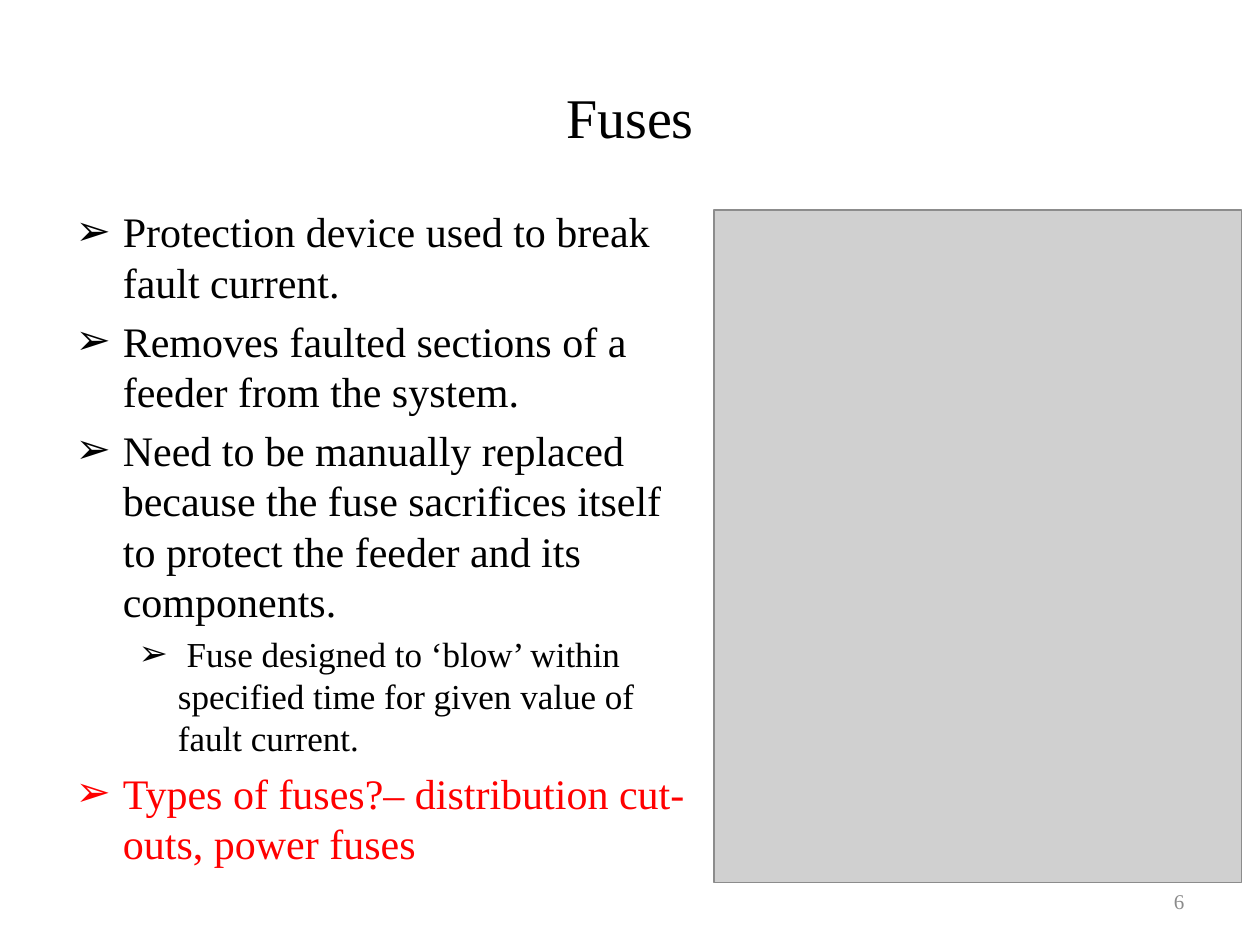
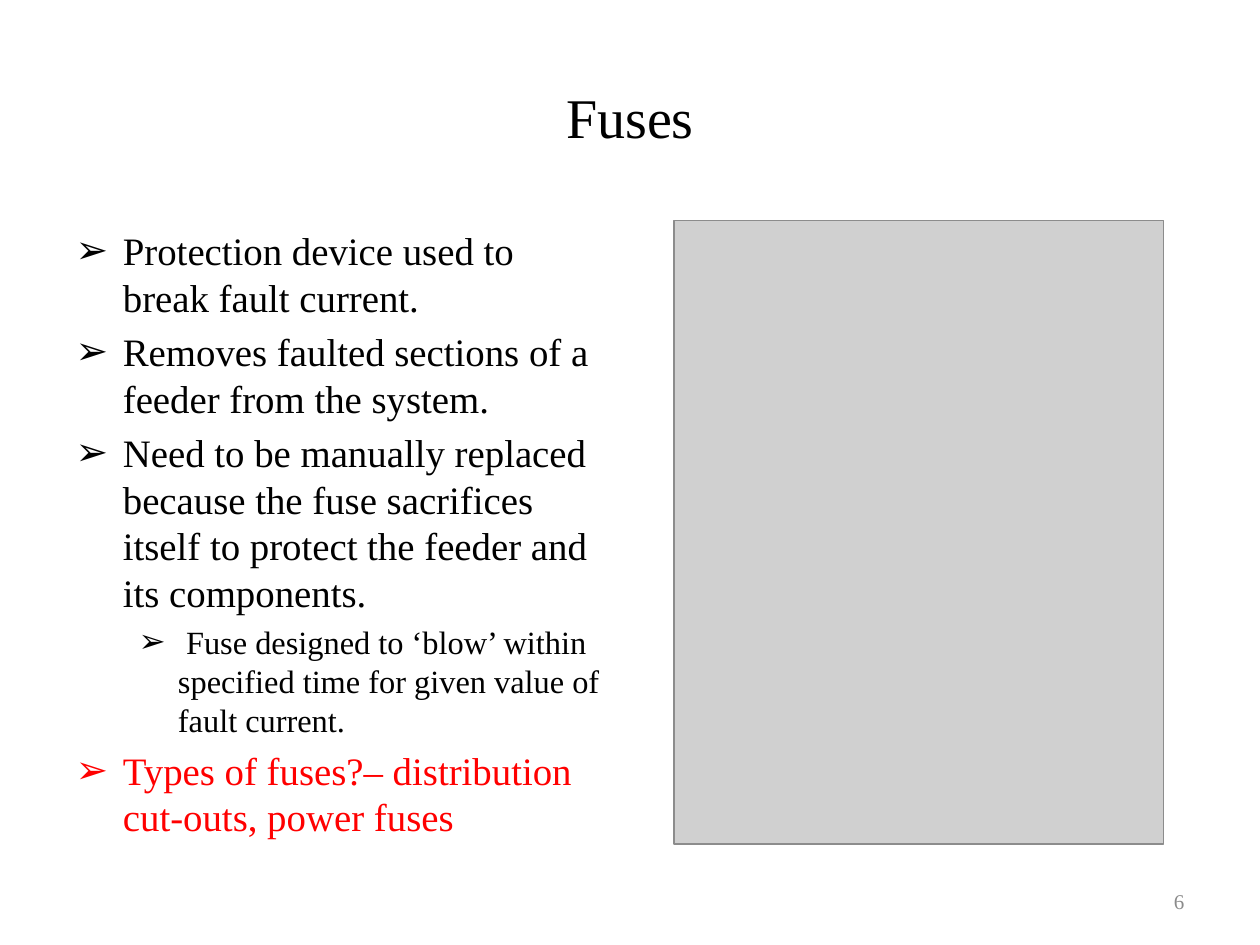
Before and after one commit to gridlab-d/course, a slide deck: slide 6 of University of Washington Class/Module 9 - Automated switching and reconfiguration.pptx. Drawn at 1260x945 pixels with LibreOffice and Linux fonts; fonts in the diff are those of the drawing; grey boxes stand for pictures. Boxes give left, top, right and bottom in pixels: in the first picture for what was removed or moved away, otherwise in the second. Text is boxed around its words. In the diff, an @@ line names an element or a change of style, - is before the commit and + after.

```diff
--- a/University of Washington Class/Module 9 - Automated switching and reconfiguration.pptx
+++ b/University of Washington Class/Module 9 - Automated switching and reconfiguration.pptx
@@ text "Protection device used to break ..." moved from (x1=123, y1=218, x2=684, y2=868) to (x1=123, y1=238, x2=599, y2=839) @@
@@ text "Protection device used to break ..." at (x1=123, y1=238, x2=599, y2=839): size 24 to 22.2 pt in "Protection device used to break fault current.", "Removes faulted sections of a feeder from ...", "Need to be manually replaced because the ...", "Types of fuses?– distribution cut-outs, power fuses"; size 20 to 18.5 pt in "Fuse designed to ‘blow’ within specified time ..." @@
@@ picture resized from (x1=714, y1=210, x2=1242, y2=883) to (x1=674, y1=220, x2=1163, y2=844) @@
```
Also in this commit, not shown: 5 other files.
